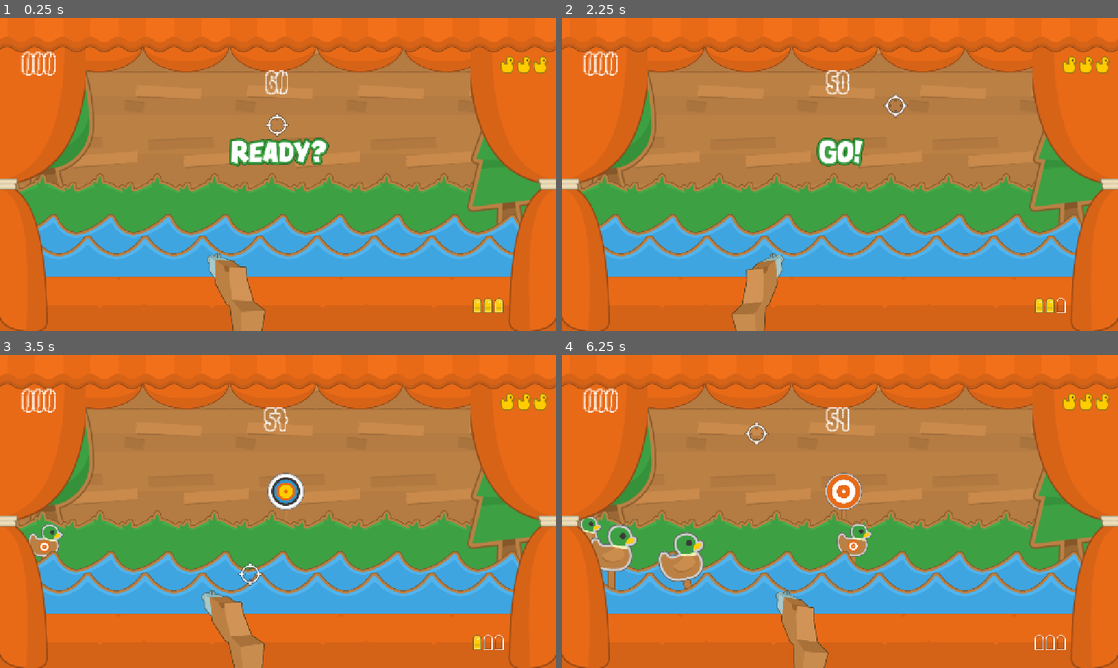
Above: before the commit, frames 1-4 (two rows, left to right).
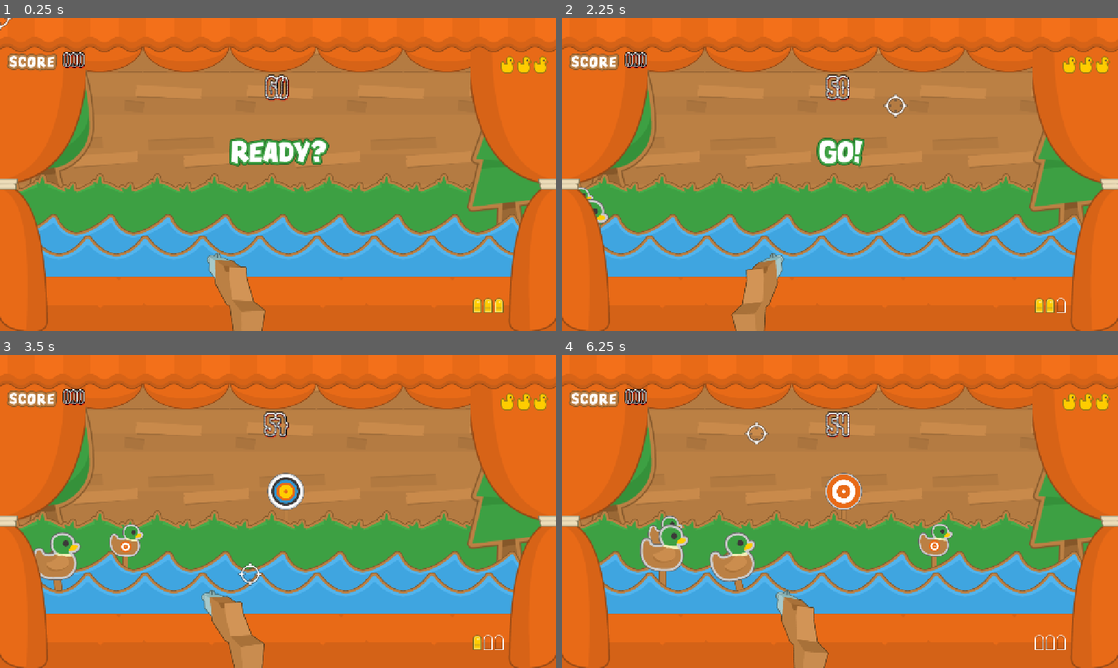
Above: after the commit, the same moments.

Repository: JPlimajots/pluck-and-duck
Game: Godot game, scene res://scenes/palco_principal.tscn
Two runs of this game, one before a commit and one after it. Both use one fixed random seed, a clock stepped at 60 frames per second and the inputs below.
Inputs (mouse positions are in pixels of both pictures, inside the frame that each line leads up to):
- Up to frame 1 (0.25 s): no input
- Up to frame 2 (2.25 s): tap Enter at 0.5 s; move the mouse to (962, 158) at 0.52 s; tap R at 0.6, 1.35, 2.1 s; click (962, 158) at 0.67 s; move the mouse to (728, 190) at 1.27 s; click (728, 190) at 1.42 s; tap Space at 2 s; move the mouse to (895, 105) at 2.02 s; click (895, 105) at 2.17 s
- Up to frame 3 (3.5 s): move the mouse to (250, 574) at 2.77 s; tap R at 2.85 s; click (250, 574) at 2.92 s
- Up to frame 4 (6.25 s): move the mouse to (1006, 558) at 3.52 s; tap R every 0.75 s from 3.6 to 5.85 s; click (1006, 558) at 3.67 s; move the mouse to (673, 464) at 4.27 s; click (673, 464) at 4.42 s; move the mouse to (867, 511) at 5.02 s; click (867, 511) at 5.17 s; move the mouse to (756, 433) at 5.77 s; click (756, 433) at 5.92 s

The runs differ from the first frame. In frame 1, 1.2% of the frame differs, in the area x 0-52%, y 0-38%; in frame 2, 1.2%; in frame 3, 2.5%; in frame 4, 5.0%, in the area x 1-71%, y 10-76%.

Commit message:
feat: telas de estado e fluxo do jogo

Diff:
--- a/scenes/mira.tscn
+++ b/scenes/mira.tscn
@@ -15,7 +15,10 @@
 [node name="CollisionShape2D" type="CollisionShape2D" parent="." unique_id=1572133656]
 shape = SubResource("CircleShape2D_hcfyb")
 
-[node name="mira" type="Sprite2D" parent="." unique_id=667896464]
+[node name="CamadaVisual" type="CanvasLayer" parent="." unique_id=325863852]
+layer = 2
+
+[node name="mira" type="Sprite2D" parent="CamadaVisual" unique_id=667896464]
 texture = ExtResource("1_vgtru")
 
 [node name="SomTiro" type="AudioStreamPlayer" parent="." unique_id=1547521491]
--- a/scenes/palco_principal.tscn
+++ b/scenes/palco_principal.tscn
@@ -23,6 +23,8 @@
 [ext_resource type="Texture2D" uid="uid://bvmflabmuwvau" path="res://assets/HUD/icon_duck.png" id="17_mybgg"]
 [ext_resource type="Texture2D" uid="uid://u6olj2wru4js" path="res://assets/Objects/rifle.png" id="18_mybgg"]
 [ext_resource type="Texture2D" uid="uid://pnj8upviy6s3" path="res://assets/HUD/text_score.png" id="22_rlvh5"]
+[ext_resource type="FontFile" uid="uid://dsvjwo5mfchws" path="res://assets/fonts/PressStart2P-Regular.ttf" id="23_qmfak"]
+[ext_resource type="Texture2D" uid="uid://ddlgugun0fk7g" path="res://assets/HUD/text_score_small.png" id="23_tbo4c"]
 
 [node name="PalcoPrincipal" type="Node2D" unique_id=1145485412]
 script = ExtResource("1_76are")
@@ -237,41 +239,34 @@
 [node name="GeradorAlvosGrama" type="Timer" parent="." unique_id=827133094]
 
 [node name="PontoDeSpawn" type="Marker2D" parent="." unique_id=455693146]
-position = Vector2(-128, 454)
+position = Vector2(-10, 454)
 
 [node name="PontoDeSpawnFundo" type="Marker2D" parent="." unique_id=789762644]
-position = Vector2(-202, 418)
+position = Vector2(-15, 418)
 
 [node name="LinhaSpawnAlvosGrama" type="Marker2D" parent="." unique_id=271930669]
 position = Vector2(0, 314)
 
 [node name="Interface" type="CanvasLayer" parent="." unique_id=326853103]
 
-[node name="TextoPontos" type="Label" parent="Interface" unique_id=1787395705]
-anchors_preset = 5
-anchor_left = 0.5
-anchor_right = 0.5
-offset_left = -587.0
-offset_top = 81.0
-offset_right = -467.0
-offset_bottom = 121.0
-grow_horizontal = 2
+[node name="TextoTempo" type="Label" parent="Interface" unique_id=1625737883]
+offset_left = 611.0
+offset_top = 136.0
+offset_right = 686.0
+offset_bottom = 202.0
+theme_override_colors/font_shadow_color = Color(1, 0, 0, 1)
+theme_override_colors/font_outline_color = Color(0, 0, 0, 1)
+theme_override_constants/shadow_offset_y = 2
+theme_override_constants/outline_size = 6
+theme_override_constants/shadow_outline_size = 2
 theme_override_fonts/font = ExtResource("15_1buyy")
 theme_override_font_sizes/font_size = 40
 text = "000"
 
-[node name="TextoTempo" type="Label" parent="Interface" unique_id=1625737883]
-offset_left = 611.0
-offset_top = 124.0
-offset_right = 683.0
-offset_bottom = 184.0
-theme_override_fonts/font = ExtResource("15_1buyy")
-theme_override_font_sizes/font_size = 40
-text = "000"
-
 [node name="HUD" type="CanvasLayer" parent="." unique_id=1519101987]
 
 [node name="MarginContainer" type="MarginContainer" parent="HUD" unique_id=1829050536]
+z_index = 4
 anchors_preset = 3
 anchor_left = 1.0
 anchor_top = 1.0
@@ -302,6 +297,7 @@
 texture = ExtResource("16_ebexg")
 
 [node name="ContainerVidas" type="HBoxContainer" parent="HUD" unique_id=970908049]
+z_index = 4
 offset_left = 1152.0
 offset_top = 88.0
 offset_right = 1262.0
@@ -329,6 +325,7 @@
 
 [node name="MensagemCentroUI" type="TextureRect" parent="HUD" unique_id=1910555299]
 visible = false
+z_index = 4
 anchors_preset = 8
 anchor_left = 0.5
 anchor_top = 0.5
@@ -344,6 +341,7 @@
 
 [node name="ResultadoFinal" type="VBoxContainer" parent="HUD" unique_id=1259722419]
 visible = false
+z_index = 4
 anchors_preset = 8
 anchor_left = 0.5
 anchor_top = 0.5
@@ -374,6 +372,36 @@
 theme_override_font_sizes/font_size = 70
 horizontal_alignment = 1
 
+[node name="TextoReiniciar" type="Label" parent="HUD/ResultadoFinal" unique_id=1215975930]
+layout_mode = 2
+theme_override_fonts/font = ExtResource("23_qmfak")
+theme_override_font_sizes/font_size = 20
+text = "Pressione [ R ] para Reiniciar ou [ ESC ] para Sair"
+horizontal_alignment = 1
+
+[node name="ContadorPontosUI" type="HBoxContainer" parent="HUD" unique_id=1680915390]
+z_index = 4
+offset_left = 16.0
+offset_top = 81.0
+offset_right = 208.0
+offset_bottom = 122.0
+theme_override_constants/separation = 15
+
+[node name="ScoreJogo" type="TextureRect" parent="HUD/ContadorPontosUI" unique_id=891309281]
+layout_mode = 2
+texture = ExtResource("23_tbo4c")
+
+[node name="TextoPontos" type="Label" parent="HUD/ContadorPontosUI" unique_id=1787395705]
+layout_mode = 2
+theme_override_colors/font_shadow_color = Color(1, 0, 0, 1)
+theme_override_colors/font_outline_color = Color(0, 0, 0, 1)
+theme_override_constants/shadow_offset_y = 2
+theme_override_constants/outline_size = 6
+theme_override_constants/shadow_outline_size = 2
+theme_override_fonts/font = ExtResource("15_1buyy")
+theme_override_font_sizes/font_size = 25
+text = "000"
+
 [node name="RifleVisual" type="Sprite2D" parent="HUD" unique_id=40248702]
 position = Vector2(500, 700)
 scale = Vector2(0.8, 0.8)
--- a/scripts/game_layers.gd
+++ b/scripts/game_layers.gd
@@ -17,6 +17,4 @@
 	CORTINA_STRAIGHT = 4,
 	CORTINA_ROPE = 4,
 	MIRA = 5,
-	UI = 5,
-	HUD = 5
 }
--- a/scripts/mira.gd
+++ b/scripts/mira.gd
@@ -22,6 +22,7 @@
 func _input(event: InputEvent) -> void:
 	if event is InputEventMouseMotion:
 		global_position = event.position
+		$CamadaVisual/mira.global_position = event.position
 	elif event is InputEventMouseButton:
 		if not arma_travada:
 			if event.button_index == MOUSE_BUTTON_LEFT and event.pressed:
--- a/scripts/palco_principal.gd
+++ b/scripts/palco_principal.gd
@@ -23,6 +23,7 @@
 var vidas_atuais: int = 3
 var relogio_congelado: bool = false
 var multiplicador_de_pontos: int = 1
+var pode_reiniciar: bool = false
 
 # Called when the node enters the scene tree for the first time.
 func _ready() -> void:
@@ -82,6 +83,9 @@
 func _input(event: InputEvent):
 	if event.is_action_pressed("ui_cancel"):
 		get_tree().quit()
+	elif event is InputEventKey and event.keycode == KEY_R and event.pressed:
+		if  pode_reiniciar:
+			get_tree().reload_current_scene()
 
 
 func _on_gerador_de_patos_timeout() -> void:
@@ -105,7 +109,7 @@
 func _on_mira_alvo_atingido(pontos_ganhos: int) -> void:
 	var pontos_finais = pontos_ganhos * multiplicador_de_pontos
 	pontuacao_atual += pontos_finais
-	$Interface/TextoPontos.text = str(pontuacao_atual)
+	$HUD/ContadorPontosUI/TextoPontos.text = str(pontuacao_atual)
 
 
 func finaliza_jogo(vitoria: bool = true):
@@ -122,7 +126,7 @@
 		visor_msg.show()
 		await get_tree().create_timer(2.5).timeout
 		visor_msg.hide()
-		$Interface/TextoPontos.hide()
+		$HUD/ContadorPontosUI.hide()
 		$HUD/ResultadoFinal/PontosFinalLabel.text = str(pontuacao_atual)
 		$HUD/ResultadoFinal.show()
 		var container_final = $HUD/ResultadoFinal
@@ -131,6 +135,13 @@
 		var tween = create_tween()
 		tween.tween_property(container_final, "scale", Vector2(1.2, 1.2), 0.2).set_trans(Tween.TRANS_BACK).set_ease(Tween.EASE_OUT)
 		tween.tween_property(container_final, "scale", Vector2.ONE, 0.1)
+	else:
+		$HUD/ResultadoFinal/ScoreTituloUI.hide()
+		$HUD/ResultadoFinal/PontosFinalLabel.hide()
+		$HUD/ResultadoFinal/TextoReiniciar.show()
+		$HUD/ResultadoFinal.show()
+		$HUD/ResultadoFinal.scale = Vector2.ONE
+	pode_reiniciar = true
 
 
 func _on_gerador_de_patos_fundo_timeout() -> void:
@@ -239,7 +250,7 @@
 
 func _on_frenzy_acionado():
 	multiplicador_de_pontos = 2
-	$Interface/TextoPontos.modulate = Color(1, 0.8, 0)
+	$HUD/ContadorPontosUI/TextoPontos.modulate = Color(1, 0.2, 0.2)
 	await get_tree().create_timer(5.0).timeout
 	multiplicador_de_pontos = 1
-	$Interface/TextoPontos.modulate = Color(1, 1, 1)
+	$HUD/ContadorPontosUI/TextoPontos.modulate = Color(1, 1, 1)
